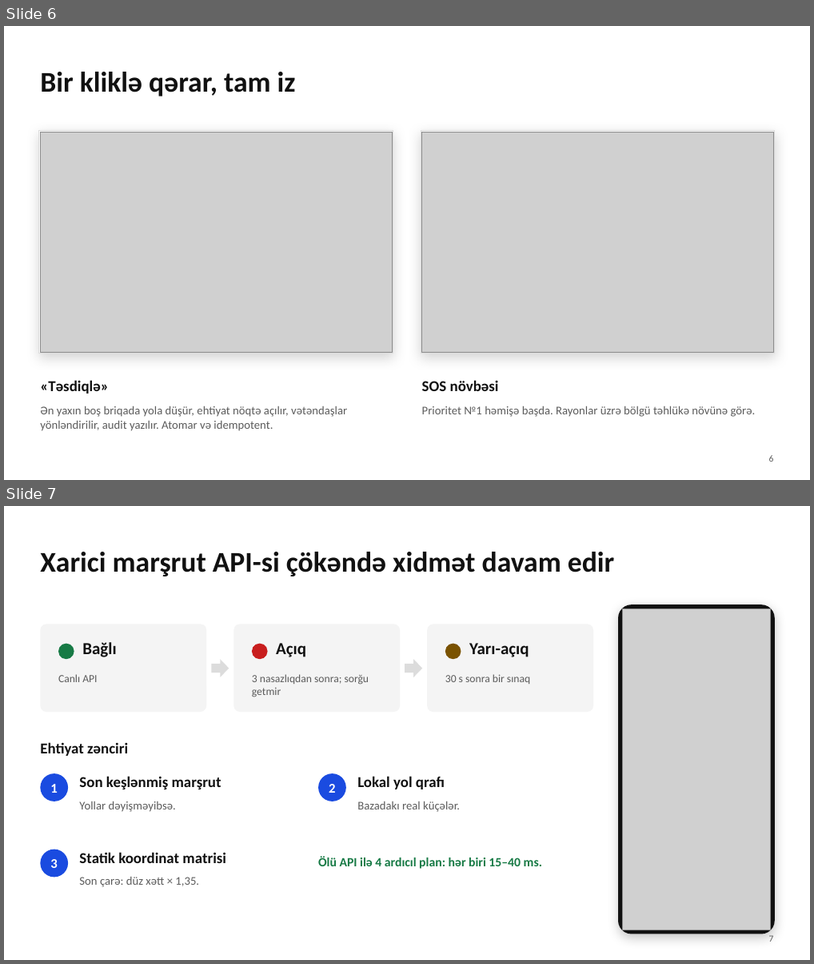
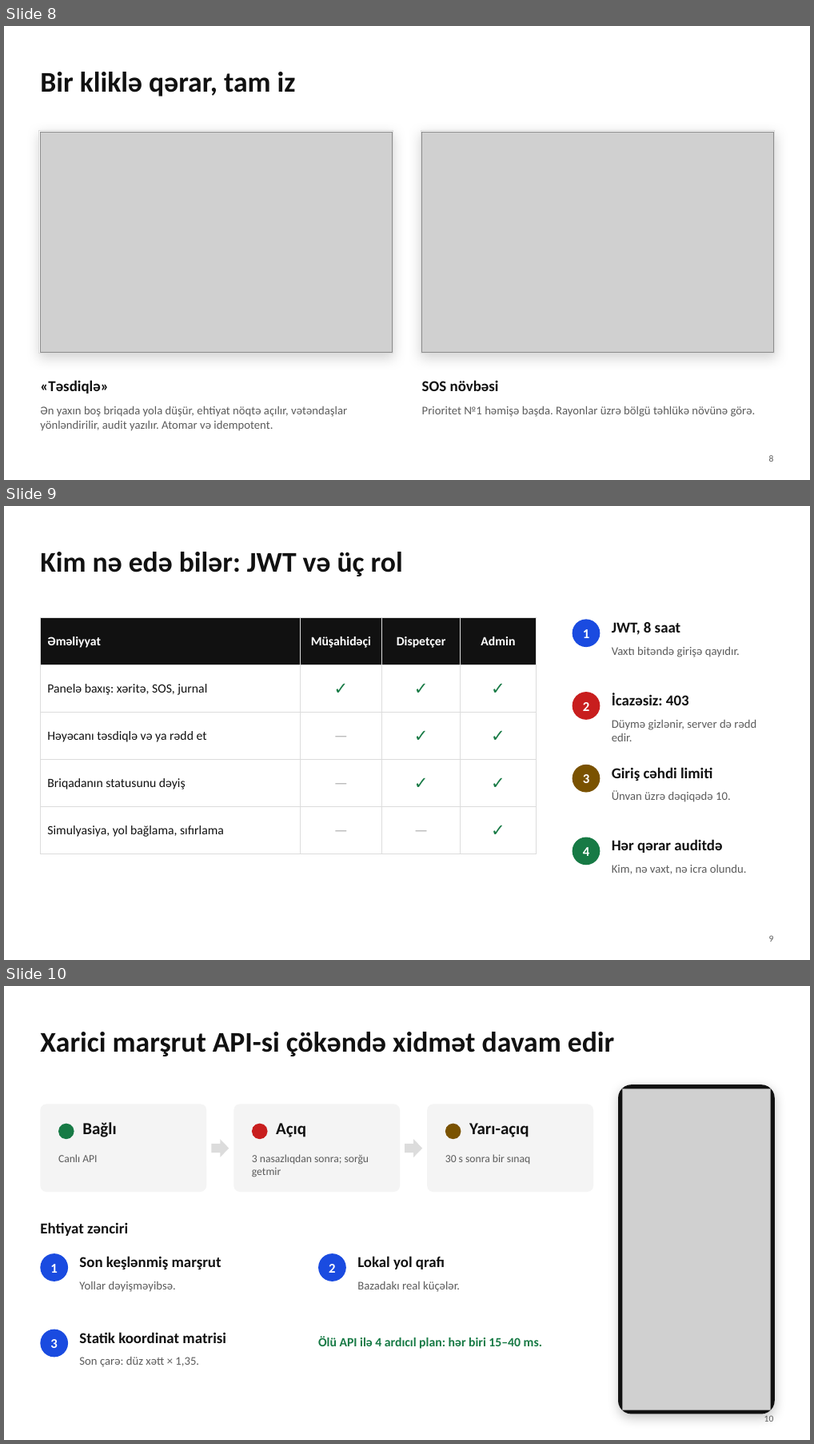
Before and after one commit to rovsenrza/Urban-Crisis-Crowd-Evacuation-Engine, a slide deck: docs/presentation/evakuasiya-mudafie.pptx. Shown one above the other, each under a label of ours: slides 6 and 7 before the commit, slides 8, 9 and 10 after it. The pictures are 814x964 and 814x1444 pixels, drawn with LibreOffice and Linux fonts; fonts in the diff are those of the drawing; grey boxes stand for pictures. Boxes give left, top, right and bottom in pixels: in the first picture for what was removed or moved away, otherwise in the second. Text is boxed around its words. In the diff, an @@ line names an element or a change of style, - is before the commit and + after.

```diff
--- a/docs/presentation/evakuasiya-mudafie.pptx
+++ b/docs/presentation/evakuasiya-mudafie.pptx
@@ slide 9 added at (4,506,810,960), background #FFFFFF @@
@@ title added at (40,552,403,576), 34 pt, text #111111, bold @@
+Kim nə edə bilər: JWT və üç rol
@@ table added at (40,618,536,840), 5 rows, 4 columns @@
+Əməliyyat | Müşahidəçi | Dispetçer | Admin
+Panelə baxış: xəritə, SOS, jurnal | ✓ | ✓ | ✓
+Həyəcanı təsdiqlə və ya rədd et | — | ✓ | ✓
+Briqadanın statusunu dəyiş | — | ✓ | ✓
+Simulyasiya, yol bağlama, sıfırlama | — | — | ✓
@@ ellipse added at (573,619,601,647), fill #1A4BE0 @@
@@ text added at (612,622,682,635), 18 pt, text #111111, bold @@
+JWT, 8 saat
@@ text added at (583,629,590,638), 16 pt, text #FFFFFF, bold @@
+1
@@ text added at (612,647,740,657), 14 pt, text #5C5C5C @@
+Vaxtı bitəndə girişə qayıdır.
@@ ellipse added at (573,692,601,720), fill #C81E1E @@
@@ text added at (612,692,690,705), 18 pt, text #111111, bold @@
+İcazəsiz: 403
@@ text added at (583,702,590,711), 16 pt, text #FFFFFF, bold @@
+2
@@ text added at (612,720,757,741), 14 pt, text #5C5C5C @@
+Düymə gizlənir, server də rədd edir.
@@ ellipse added at (573,764,601,792), fill #7A5200 @@
@@ text added at (612,767,713,780), 18 pt, text #111111, bold @@
+Giriş cəhdi limiti
@@ text added at (583,774,590,783), 16 pt, text #FFFFFF, bold @@
+3
@@ text added at (612,790,731,802), 14 pt, text #5C5C5C @@
+Ünvan üzrə dəqiqədə 10.
@@ ellipse added at (573,837,601,864), fill #177A45 @@
@@ text added at (612,839,722,852), 18 pt, text #111111, bold @@
+Hər qərar auditdə
@@ text added at (583,847,590,856), 16 pt, text #FFFFFF, bold @@
+4
@@ text added at (612,864,747,874), 14 pt, text #5C5C5C @@
+Kim, nə vaxt, nə icra olundu.
@@ page number added at (770,935,774,941), 11 pt, text #5C5C5C @@
+9
@@ what was slide 6 is now slide 8 @@
@@ what was slide 7 is now slide 10 @@
@@ page number at (765,1415,774,1421): text changed @@
-7
+10
```
Also in this commit, not shown: 1 slide changed, 5 other slides added, 1 other file.
